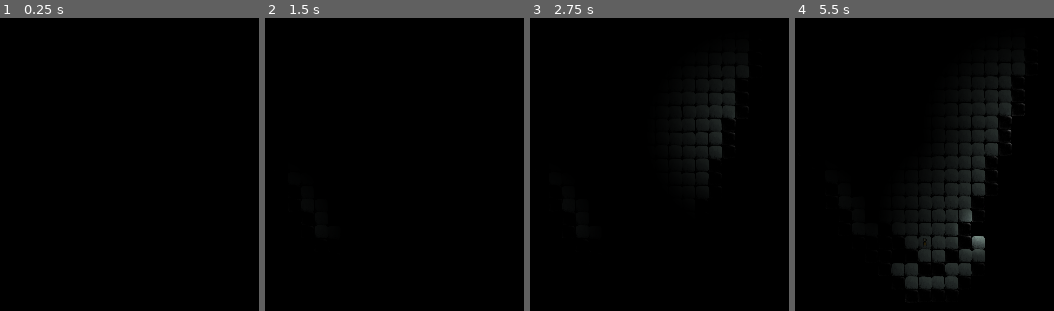
Above: before the commit, frames 1-4 (left to right).
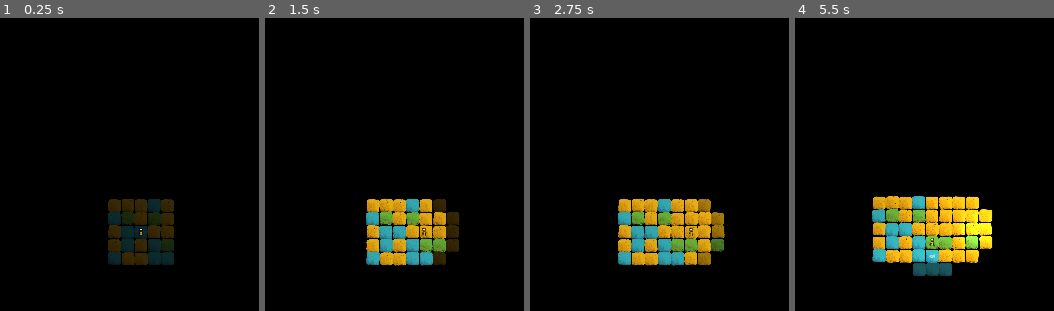
Above: after the commit, the same moments.

Repository: arrayewhy/Worlds
Game: Godot game, scene res://Scenes/Main.tscn
Same seed, same stepped clock (60 frames per second), same inputs: the game is played once before the commit and once after it.
Inputs (mouse positions are in pixels of both pictures, inside the frame that each line leads up to):
- Up to frame 1 (0.25 s): no input
- Up to frame 2 (1.5 s): tap Enter (Enter) at 0.5, 0.6 s; move the mouse to (outside the picture) at 0.52 s; hold D (Right) 0.53-1.25 s; click (outside the picture) at 0.67 s; drag from (outside the picture) to (outside the picture) at 1.27 s
- Up to frame 3 (2.75 s): move the mouse to (750, 132) at 2.02 s; hold D (Right) from 2.03 s (still down); tap O at 2.1 s; click (750, 132) at 2.17 s
- Up to frame 4 (5.5 s): release D (Right) at 2.75 s; drag from (outside the picture) to (outside the picture) at 2.77 s; move the mouse to (outside the picture) at 3.52 s; hold A (Left) 3.53-4.25 s; tap Shift at 3.6 s; click (outside the picture) at 3.67 s; drag from (outside the picture) to (815, 120) at 4.27 s; move the mouse to (976, 231) at 5.02 s; hold S (Down) from 5.03 s (still down); tap Enter (Enter) at 5.1 s; click (976, 231) at 5.17 s

The runs differ from the first frame. In frame 1, 5.2% of the frame differs, in the area x 41-68%, y 61-85%; in frame 2, 7.0%; in frame 3, 9.6%; in frame 4, 15%, in the area x 29-89%, y 19-93%.

Commit message:
Disable [Biome Melding + Depth Fading]

Diff:
--- a/worlds/Scenes/Main.tscn
+++ b/worlds/Scenes/Main.tscn
@@ -152,42 +152,41 @@
 	# Three
 
 	if event.is_action_pressed(\"Left-Click\"):
-
-		for light in lightHolder.get_children():
-			#if light.global_position.distance_to(World.PlayerGridPos() * World.CellSize()) <= 1:
+		SpawnLight_AtPlayerPos(true);
+
+func _unhandled_key_input(event: InputEvent) -> void:
+
+	#if event.is_action_pressed(\"One\"):
+
+	if event.is_action_pressed(\"Two\"):
+		camZoom.Zoom();
+
+	if event.is_action_pressed(\"Three\"):
+		SpawnLight_AtPlayerPos(false);
+
+	if event.is_action_pressed(\"Zero\"):
+		InGameDebugger.Say(World.PlayerGridPos());
+
+func SpawnLight_AtPlayerPos(withMouseInstead:bool) -> void:
+	for light in lightHolder.get_children():
+
+		if withMouseInstead:
 			if light.global_position.distance_to(get_global_mouse_position()) <= 256:
 				light.queue_free();
 				return;
 
-		var newLight:PointLight2D = lightPrefab.instantiate();
-		lightHolder.add_child(newLight);
-		#newLight.position = World.PlayerGridPos() * World.CellSize();
+		if light.global_position.distance_to(World.PlayerGridPos() * World.CellSize()) <= 1:
+			light.queue_free();
+			return;
+
+	var newLight:PointLight2D = lightPrefab.instantiate();
+	lightHolder.add_child(newLight);
+
+	if withMouseInstead:
 		newLight.position = get_global_mouse_position();
 		return;
 
-func _unhandled_key_input(event: InputEvent) -> void:
-
-	#if event.is_action_pressed(\"One\"):
-
-	if event.is_action_pressed(\"Two\"):
-		camZoom.Zoom();
-
-	if event.is_action_pressed(\"Three\"):
-
-		for light in lightHolder.get_children():
-			if light.global_position.distance_to(World.PlayerGridPos() * World.CellSize()) <= 1:
-			#if light.global_position.distance_to(get_global_mouse_position()) <= 256:
-				light.queue_free();
-				return;
-
-		var newLight:PointLight2D = lightPrefab.instantiate();
-		lightHolder.add_child(newLight);
-		newLight.position = World.PlayerGridPos() * World.CellSize();
-		#newLight.position = get_global_mouse_position();
-		return;
-
-	if event.is_action_pressed(\"Zero\"):
-		InGameDebugger.Say(World.PlayerGridPos());
+	newLight.position = World.PlayerGridPos() * World.CellSize();
 "
 
 [node name="World" type="Node2D"]
@@ -229,10 +228,11 @@
 frameByFrame = true
 emitSignal = true
 
-[node name="World-Templates" type="Node" parent="Player" node_paths=PackedStringArray("biomeHolder")]
+[node name="World-Templates" type="Node" parent="Player" node_paths=PackedStringArray("biomeHolder", "player")]
 script = ExtResource("7_t1ont")
 images = Array[Image]([ExtResource("7_fcw8p"), ExtResource("15_y08cy")])
 biomeHolder = NodePath("../../Biome-Holder")
+player = NodePath("..")
 
 [node name="Biome-Holder" type="Node2D" parent="."]
 y_sort_enabled = true
@@ -399,6 +399,7 @@
 [node name="Caverns" type="Node" parent="Lighting"]
 
 [node name="CanvasModulate" type="CanvasModulate" parent="Lighting/Caverns"]
+visible = false
 color = Color(0, 0, 0, 1)
 
 [node name="Lights" type="Node" parent="Lighting/Caverns"]
--- a/worlds/Scripts/Autoloads/Biome-Master.gd
+++ b/worlds/Scripts/Autoloads/Biome-Master.gd
@@ -93,5 +93,6 @@
 
 	World.IncreaseWorldSize();
 
-	await holder.get_tree().process_frame
-	newBiome.Check_Surroundings();
+	# We do this check through the holder because neither Biome.gd nor Biome-Master can access the Scene Tree.
+	#await holder.get_tree().process_frame
+	#newBiome.Check_Surroundings();
--- a/worlds/Scripts/Biomes/Biome.gd
+++ b/worlds/Scripts/Biomes/Biome.gd
@@ -8,6 +8,8 @@
 var gridPos:Vector2i;
 const rotRandLimit:float = .05;
 const posRandLimit:float = 8;
+
+var _fading:bool;
 
 func Initialise(gPos:Vector2i, biomeType:Biome_Master.Type) -> void:
 
@@ -26,61 +28,59 @@
 	match biomeType:
 		Biome_Master.Type.Earth:
 			Prep_Earth();
-			MultiFader.FadeTo_Opaque(biomeSprite, 1, true);
 		Biome_Master.Type.Grass:
 			Prep_Grass();
-			MultiFader.FadeTo_Opaque(biomeSprite, 1, true);
 		Biome_Master.Type.Water:
 			Prep_Water();
-			#MultiFader.FadeTo_Opaque(biomeSprite, 1, true);
-			MultiFader.FadeTo_Alpha(biomeSprite, .2, 0, .25);
 		Biome_Master.Type.Stone:
 			Prep_Stone();
-			MultiFader.FadeTo_Opaque(biomeSprite, 2, true);
 		Biome_Master.Type.DARKNESS:
 			Prep_DARKNESS();
-			MultiFader.FadeTo_Opaque(biomeSprite, 1, true);
 		_:
 			InGameDebugger.Warn("Failed to Initialise Biome: No type specified.");
 
-	#Check_Surroundings();
+	Fade_Alpha(biomeSprite, 1, 1, 0);
 
 func Check_Surroundings() -> void:
 
+	var surroundingBiomes:Array[Biome_Master.Type] = Biome_Master.Surrounding_Biomes(gridPos, 1, true, false);
+	var waters:int = surroundingBiomes.count(Biome_Master.Type.Water);
+	var targDepth:float = 1 - (waters * .1);
+
+	# If surrounding biomes are full
 	if GridPos_Utils.Empties_Around(gridPos, 1, true).size() == 0:
 
-		var surroundingBiomes:Array[Biome_Master.Type] = Biome_Master.Surrounding_Biomes(gridPos, 1, true, false);
-		var waters:int = surroundingBiomes.count(Biome_Master.Type.Water);
+		# Water Biome
+		if type == Biome_Master.Type.Water:
+			Fade_Alpha(biomeSprite, targDepth, waters, 0);
 
-		# Retain Water Full Opacity
-		if type == Biome_Master.Type.Water:
-			var targDepth:float = 1 - (waters * .1);
-			MultiFader.FadeTo_Alpha(biomeSprite, targDepth, biomeSprite.modulate.a, targDepth);
-			#MultiFader.FadeTo_Alpha(biomeSprite, 1, biomeSprite.modulate.a, 0.8);
+		# Land Biomes
 		else:
-			if waters < 8:
-				if waters > 6:
-					var tween:Tween = create_tween();
-					tween.tween_property(biomeSprite, "modulate", Color(1, 1, 1, .65), 4);
+			if waters == 7:
+					Fade_Alpha(biomeSprite, .65, 4, 1);
 			else:
-				var tween:Tween = create_tween();
-				tween.tween_property(biomeSprite, "modulate", Color(1, 1, 1, .4), 4);
+				Fade_Alpha(biomeSprite, .4, 4, 1);
 
 		return;
 
-	#if type != Biome_Master.Type.Water:
-		#return;
+	# If there are Empties around:
+	# Both Land and Water should be darker, deterministically
+	if type == Biome_Master.Type.Water:
+		Fade_Alpha(biomeSprite, .25, 4, 0);
+	else:
+		Fade_Alpha(biomeSprite, .75, 1, 0);
 
+	# Begin to check for new nearby biomes on Time Tick
 	if !World.TimeTick.is_connected(On_TimeTick):
 		World.TimeTick.connect(On_TimeTick);
 
 func On_TimeTick() -> void:
 
-	#var dist:float = gridPos.distance_to(World.PlayerGridPos());
+	var dist:float = gridPos.distance_to(World.PlayerGridPos());
 
-	#if dist >= 3:
+	if dist >= 3:
 		#biomeSprite.modulate.a = 0.5; # PRETTY WATER DEPTHS (Refer to Notes)
-		#return;
+		return;
 
 	if GridPos_Utils.Empties_Around(gridPos, 1, true).size() > 0:
 		return;
@@ -100,31 +100,40 @@
 				Biome_Master.SpawnBiome(gridPos, Biome_Master.RandomBiomeType_Land(), get_parent(), \
 				Interaction_Master.Type.NULL, Vector2(0, -10));
 				interaction.Disable();
-				FadeAndDelete(biomeSprite);
+				FadeOut_And_Delete(biomeSprite);
 
-			else:
-
-				# PRETTY WATER DEPTHS (Refer to Notes)
-
+			else: # If there is water nearby
+				# CULPRIT: Fade Issue
 				var targDepth:float = 1 - (waters * .1);
-				MultiFader.FadeTo_Alpha(biomeSprite, targDepth, biomeSprite.modulate.a, targDepth);
+				#Fade_Alpha(biomeSprite, targDepth, waters, biomeSprite.modulate.a);
 
 		_: # Landed biomes stranded in Water
 
-			if waters < 8:
-				if waters > 6:
-					var tween:Tween = create_tween();
-					tween.tween_property(biomeSprite, "modulate", Color(1, 1, 1, .65), 4);
+			var targDepth:float = 1 - (waters * .1);
+
+			if waters >= 7:
+				Fade_Alpha(biomeSprite, targDepth, 4, biomeSprite.modulate.a);
 			else:
-				var tween:Tween = create_tween();
-				tween.tween_property(biomeSprite, "modulate", Color(1, 1, 1, .4), 4);
+				Fade_Alpha(biomeSprite, targDepth, 4, 1);
 
 	World.TimeTick.disconnect(On_TimeTick);
 
-func FadeAndDelete(spr:Sprite2D) -> void:
+func FadeOut_And_Delete(spr:Sprite2D) -> void:
 	var tween:Tween = create_tween();
 	tween.tween_property(spr, "modulate", Color.TRANSPARENT, 4);
 	tween.tween_callback(queue_free);
+
+func Fade_Alpha(spr:Sprite2D, targAlpha:float, dur:float, startAlpha:float) -> void:
+	if _fading:
+		print_debug("Attempting to interrupt fade.")
+	_fading = true;
+	spr.modulate.a = startAlpha;
+	var tween:Tween = create_tween();
+	tween.tween_property(spr, "modulate", Color(1, 1, 1, targAlpha), dur);
+	tween.tween_callback(SetFading_False);
+
+func SetFading_False() -> void:
+	_fading = false
 
 # Functions: Biome Type ||||||||||||||||||||||||||||||||||||||||||||||||||||||||||||||||||||||||||||||||||||||||||||||||||||||||||||||||||||||||
 
--- a/worlds/Scripts/Player.gd
+++ b/worlds/Scripts/Player.gd
@@ -3,10 +3,10 @@
 @onready var mover:Node = $Mover;
 @onready var playerSpr:Sprite2D = $"Player-Sprite";
 @onready var biomeSpawner:Node = $"Biome-Spawner";
-@onready var worldTemplates:Node = $"World-Templates";
 
 #@export var hover:Node;
 
+@export var worldTemplates:Node;
 @export var microView:CanvasLayer;
 @export var cam:Camera2D;
 @export var camMover:Node;
@@ -21,9 +21,6 @@
 
 var timeSkips:int;
 
-# Signals
-signal PlayerSpawned;
-
 # Functions [ 1 / 5 ] ||||||||||||||||||||||||||||||||||||||||||||||||||||||||||||||||||||||||||||||||||||||||||||||||||||||||||||||||||||||||
 
 func _ready() -> void:
@@ -34,10 +31,12 @@
 	self.position = currGridPos * World.CellSize();
 	cam.position = self.position;
 
-	#World.SpawnBiomes_Around(currGridPos, 2);
-	worldTemplates.SpawnBiomes_FromImage(0);
+	if worldTemplates:
+		worldTemplates.Init_Templates();
+		worldTemplates.SpawnBiomes_FromImage(0);
+		return;
 
-	PlayerSpawned.emit();
+	World.SpawnBiomes_Around(currGridPos, 2);
 
 func _unhandled_key_input(event: InputEvent) -> void:
 
--- a/worlds/Scripts/World-Templates.gd
+++ b/worlds/Scripts/World-Templates.gd
@@ -2,12 +2,9 @@
 
 @export var images:Array[Image];
 @export var biomeHolder:Node;
+@export var player:Node2D;
 
 var _templates:Array[Array]; # Array[Array[Color]]
-
-func _ready() -> void:
-	for img in images:
-		_templates.push_back(ImageToColArray(img));
 
 func SpawnBiomes_FromImage(indx:int) -> void:
 
@@ -53,6 +50,10 @@
 
 	#print(colArray.size());
 
+func Init_Templates() -> void:
+	for img in images:
+		_templates.push_back(ImageToColArray(img));
+
 func ImageToColArray(img:Image) -> Array[Color]:
 
 	var imgData:PackedByteArray = img.get_data ();
--- a/worlds/project.godot
+++ b/worlds/project.godot
@@ -27,7 +27,7 @@
 
 window/size/viewport_width=1920
 window/size/viewport_height=1080
-window/size/mode=2
+window/size/always_on_top=true
 window/stretch/mode="viewport"
 
 [editor_plugins]
